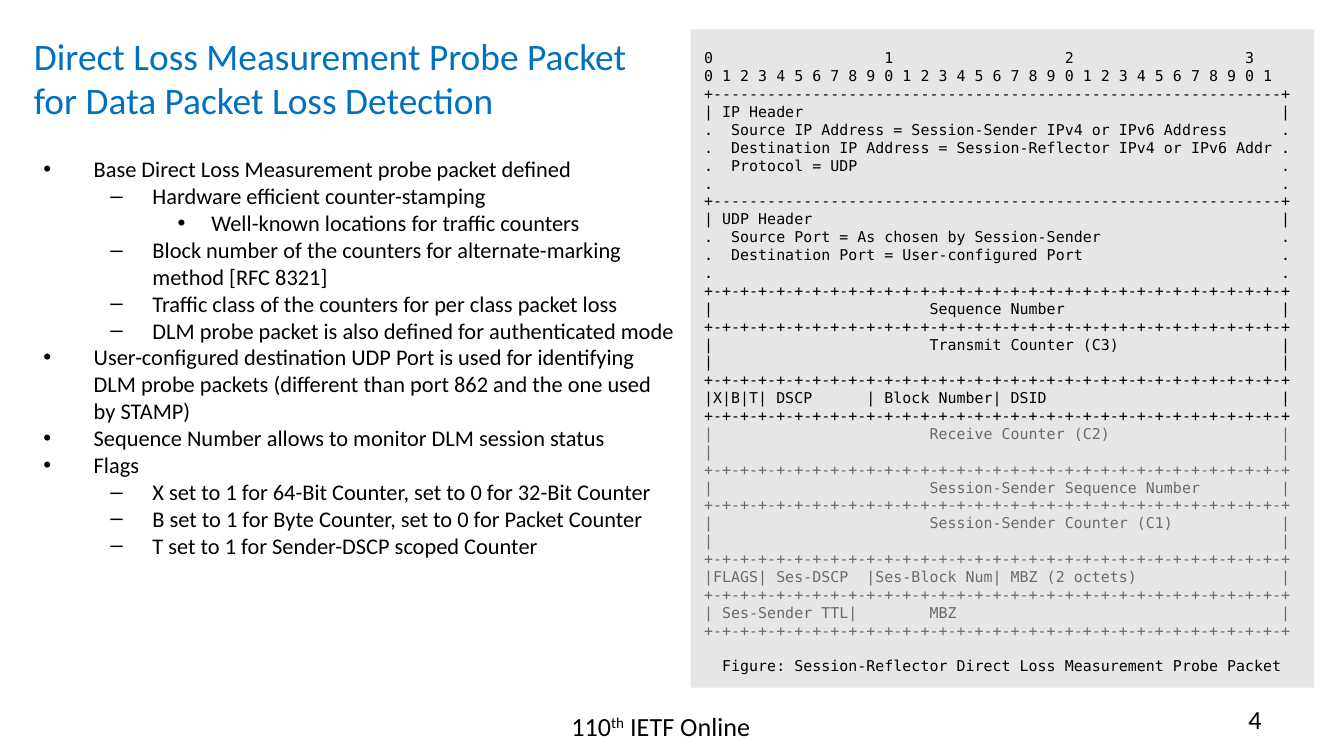
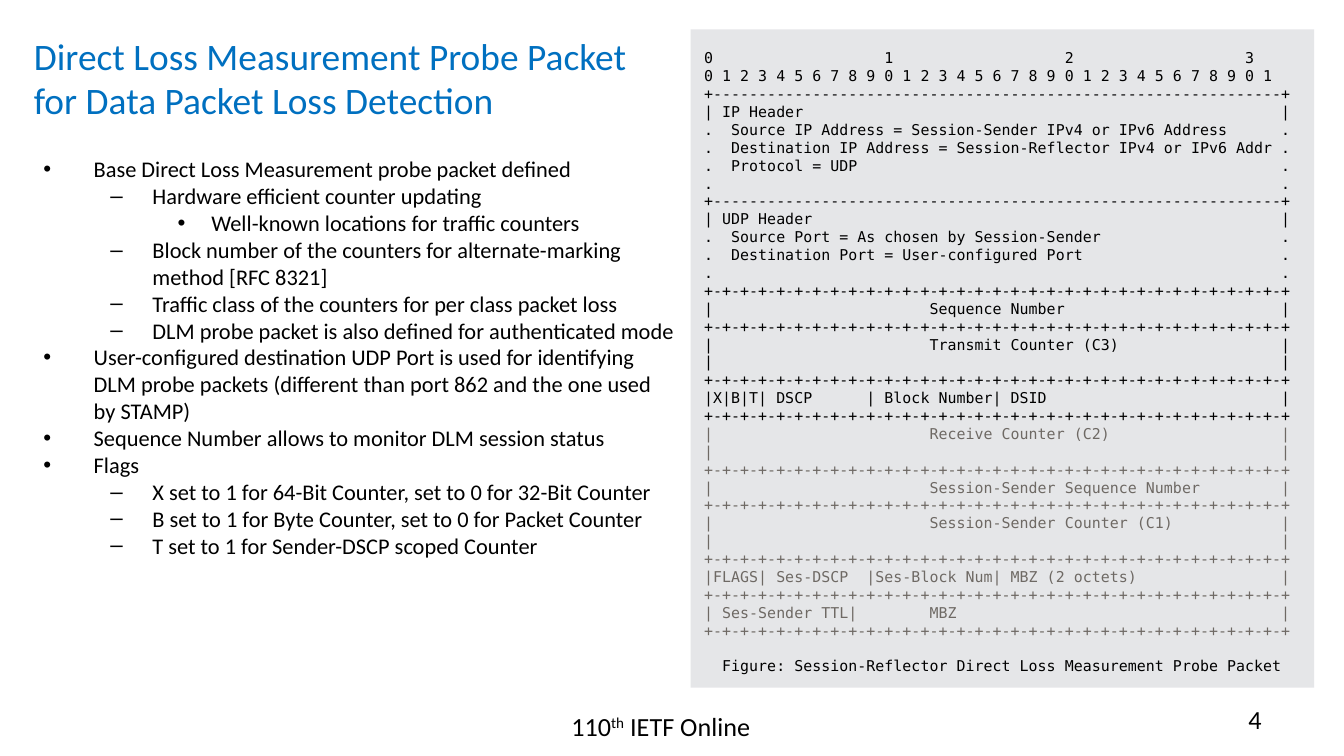
Before and after one commit to rakgandhi/ietf-slides, a slide deck: slide 4 of draft-gandhi-ippm-simple-direct-loss-00.pptx. Drawn at 1344x756 pixels with LibreOffice and Linux fonts; fonts in the diff are those of the drawing. Boxes give left, top, right and bottom in pixels: in the first picture for what was removed or moved away, otherwise in the second. Text is boxed around its words. In the diff, an @@ line names an element or a change of style, - is before the commit and + after.

```diff
--- a/draft-gandhi-ippm-simple-direct-loss-00.pptx
+++ b/draft-gandhi-ippm-simple-direct-loss-00.pptx
@@ text at (x1=152, y1=188, x2=481, y2=208): text changed @@
-  – Hardware efficient counter-stamping
+  – Hardware efficient counter updating
```
Also in this commit, not shown: 1 other slide changed, 1 other file.
